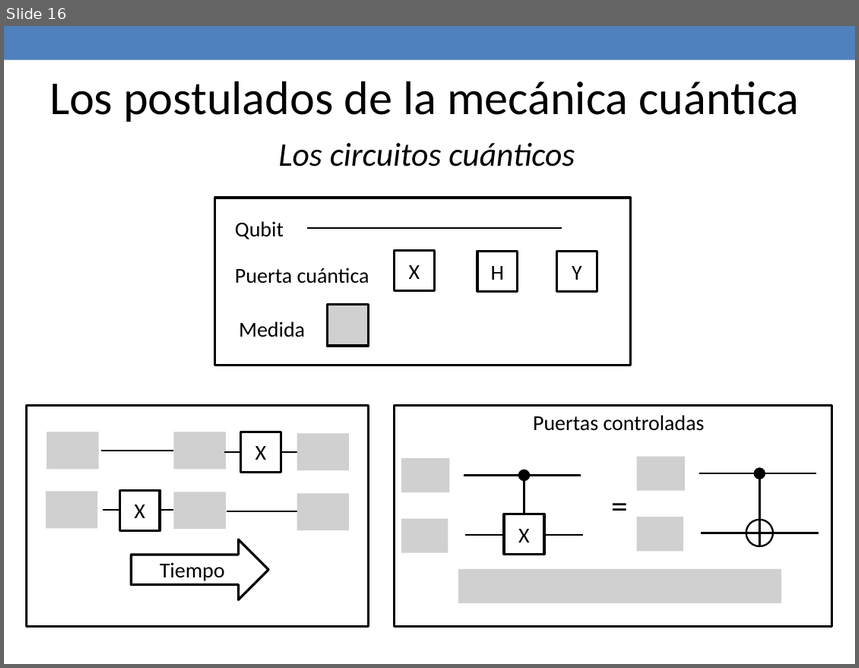
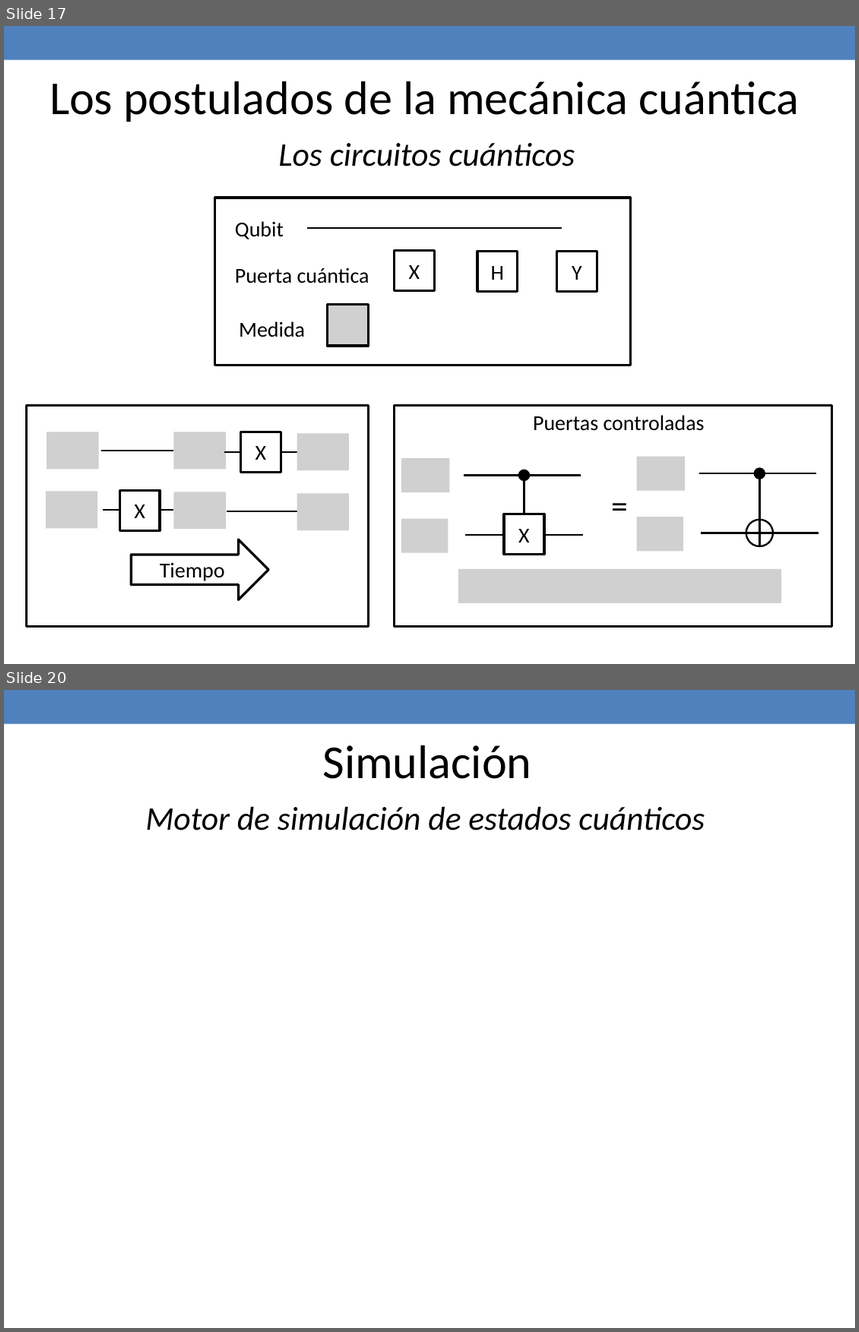
Before and after one commit to jaimecp89/qMIPS101, a slide deck: qMIPS/doc/Presentacion PFC.pptx. Shown one above the other, each under a label of ours: slide 16 before the commit, slides 17 and 20 after it; the slides between them are not shown. The pictures are 859x668 and 859x1332 pixels, drawn with LibreOffice and Linux fonts; fonts in the diff are those of the drawing; grey boxes stand for pictures. Boxes give left, top, right and bottom in pixels: in the first picture for what was removed or moved away, otherwise in the second. Text is boxed around its words. In the diff, an @@ line names an element or a change of style, - is before the commit and + after.

```diff
--- a/qMIPS/doc/Presentacion PFC.pptx
+++ b/qMIPS/doc/Presentacion PFC.pptx
@@ slide 20 added at (4,690,855,1328), background #FFFFFF; not listed: 1 template element that a slide beside it also shows @@
@@ text added at (323,745,532,779), 40 pt, text #000000 @@
+Simulación
@@ text added at (145,806,705,831), 28 pt, text #000000, italic @@
+Motor de simulación de estados cuánticos
@@ what was slide 16 is now slide 17 @@
```
Also in this commit, not shown: 1 slide changed, 3 other slides added, 1 slide removed, 3 other files.
